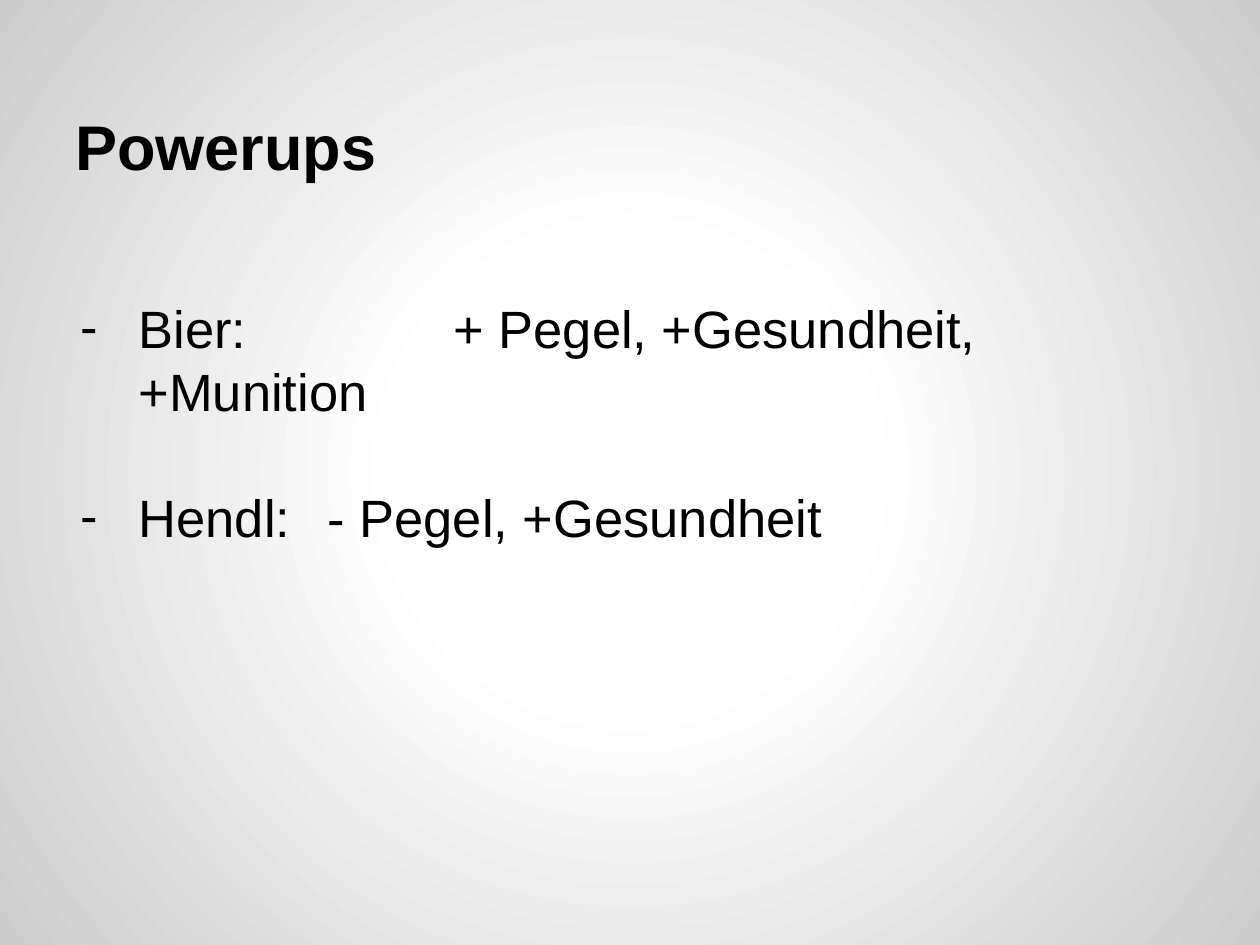
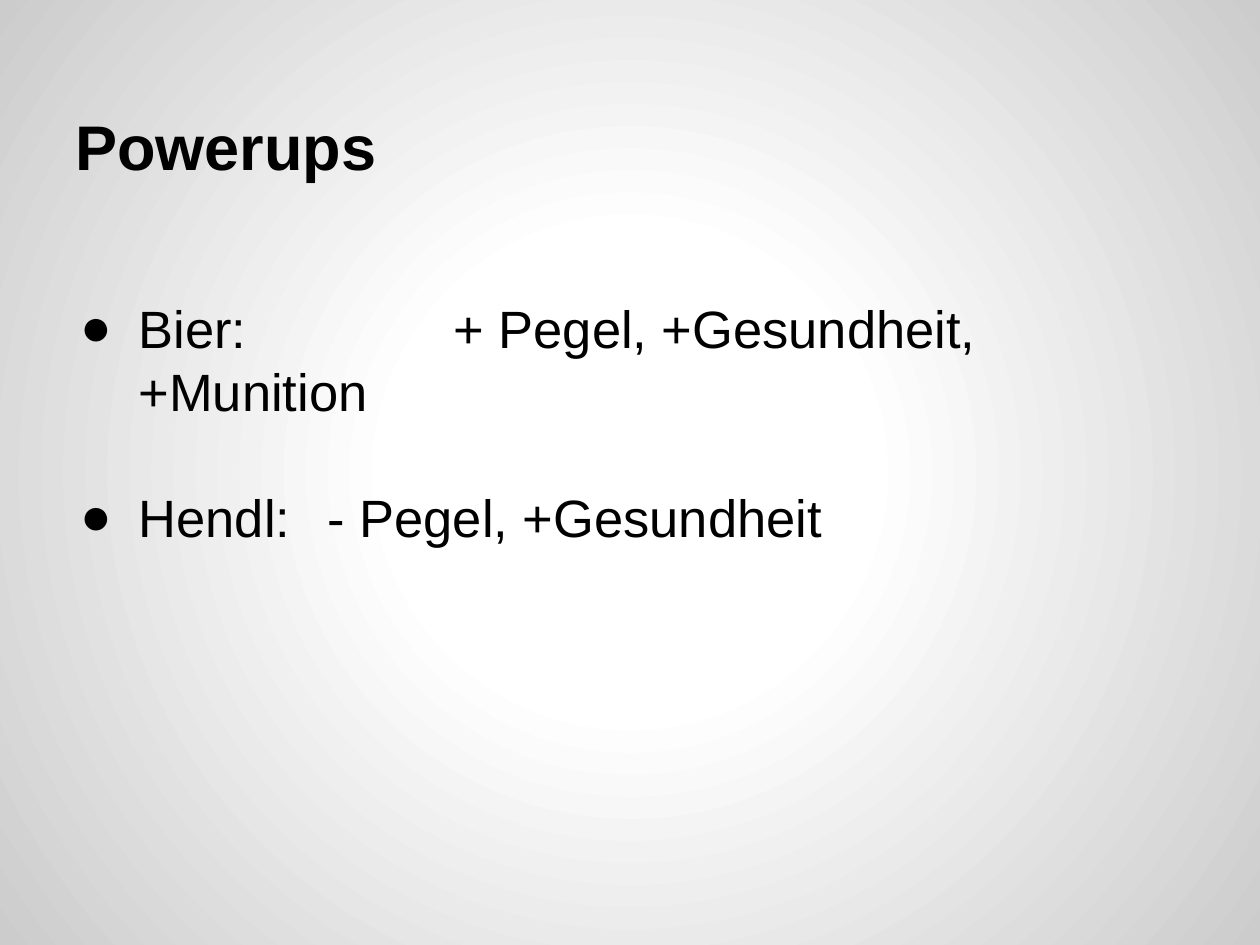
Before and after one commit to pffelix/Oktoberfest-Run, a slide deck: slide 6 of OOD/Präsentation/ Präsentation 3.6.15 ohne Zusatzfolien.pptx. Drawn at 1260x945 pixels with LibreOffice and Linux fonts; fonts in the diff are those of the drawing. Boxes give left, top, right and bottom in pixels: in the first picture for what was removed or moved away, otherwise in the second. Text is boxed around its words. In the diff, an @@ line names an element or a change of style, - is before the commit and + after.

```diff
--- a/OOD/Präsentation/ Präsentation 3.6.15 ohne Zusatzfolien.pptx
+++ b/OOD/Präsentation/ Präsentation 3.6.15 ohne Zusatzfolien.pptx
@@ text "Bier: + Pegel, +Gesundheit, +Munition" at [139, 310, 975, 548]: bullet - to ● @@
```
Also in this commit, not shown: 9 other slides changed, 1 other file.
